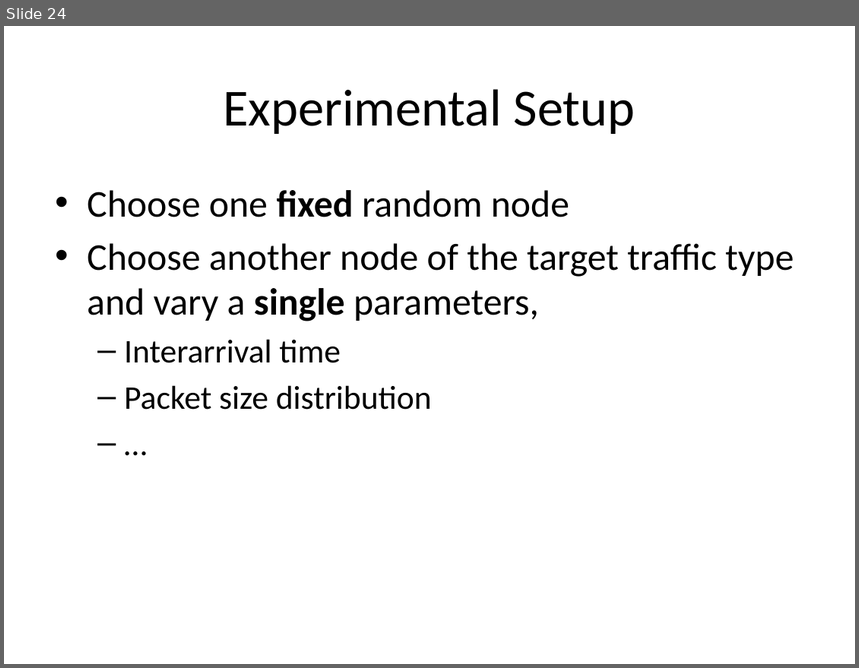
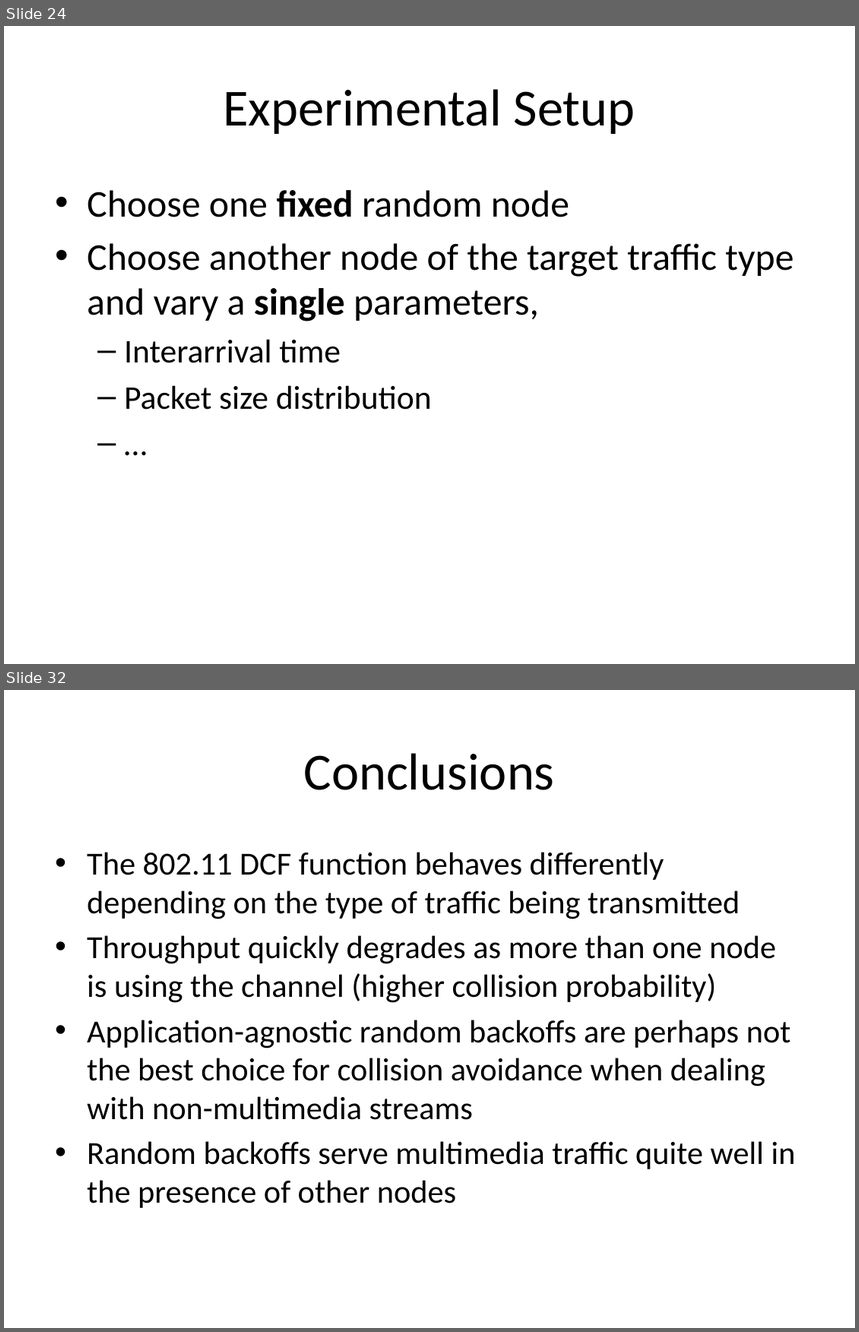
Before and after one commit to tamirh-uci/HeteroTrafficModels, a slide deck: presentation/slides.pptx. Shown one above the other, each under a label of ours: slide 24 before the commit, slides 24 and 32 after it; the slides between them are not shown. The pictures are 859x668 and 859x1332 pixels, drawn with LibreOffice and Linux fonts; fonts in the diff are those of the drawing. Boxes give left, top, right and bottom in pixels: in the first picture for what was removed or moved away, otherwise in the second. Text is boxed around its words. In the diff, an @@ line names an element or a change of style, - is before the commit and + after.

```diff
--- a/presentation/slides.pptx
+++ b/presentation/slides.pptx
@@ slide 32 added at (4,690,855,1328), background #FFFFFF @@
@@ title added at (304,753,555,790), 44 pt, text #000000 @@
+Conclusions
@@ text added at (87,852,796,1208), 27.2 pt, text #000000 @@
+• The 802.11 DCF function behaves differently depending on the type of traffic being transmitted
+• Throughput quickly degrades as more than one node is using the channel (higher collision probability)
+• Application-agnostic random backoffs are perhaps not the best choice for collision avoidance when dealing with non-multimedia streams
+• Random backoffs serve multimedia traffic quite well in the presence of other nodes
```
Also in this commit, not shown: 8 slides changed, 4 other slides added, 3 slides removed.
